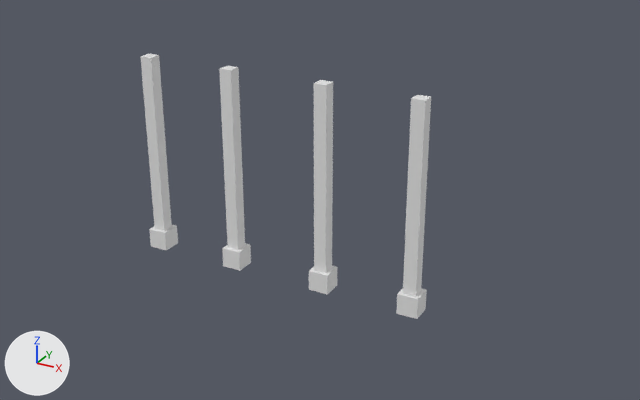
One commit to the FBX model Assets/Art/3D Models/Mansion_Pillars.fbx: the scene before it, then after it.
Before and after are seen from a 50 mm lens placed at (11.15, -14.59, 11.46), pointed at (1.06, 3.74, 2.29). Every picture has the same lights, and +X, +Y and +Z are marked at lower left. Where no turn or scale is listed for an object, it has been applied to the vertices.

Names of what the first picture shows: 'Pillars'.
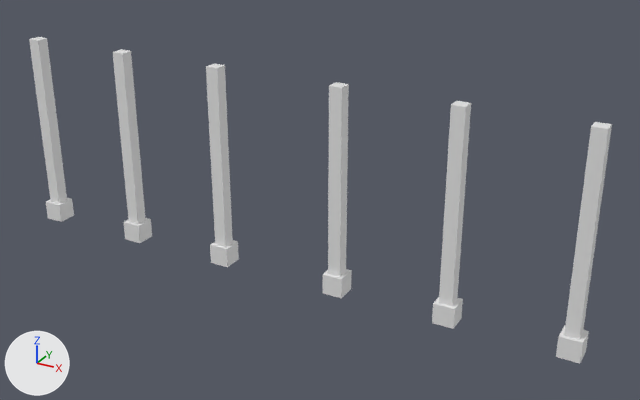
Changed parts and their boxes [x1, y1, x2, y2] in the pictures (640 x 400 px; the box of a moved part takes in the faces that stretch with it):
```json
{"object": "Pillars", "change": "reshaped", "before": [140, 54, 431, 319], "after": [29, 37, 612, 363], "on screen": "100% wider, 23% taller"}
{"part": 1, "of": "me_cube_003", "change": "moved or reshaped", "before": [140, 54, 178, 250], "after": [29, 37, 74, 222]}
{"part": 2, "of": "me_cube_003", "change": "moved or reshaped", "before": [219, 66, 251, 271], "after": [113, 49, 152, 243]}
{"part": 3, "of": "me_cube_003", "change": "moved or reshaped", "before": [309, 80, 338, 294], "after": [206, 64, 239, 267]}
{"part": 4, "of": "me_cube_003", "change": "moved or reshaped", "before": [396, 95, 431, 319], "after": [556, 122, 612, 363]}
{"part": 5, "of": "me_cube_003", "change": "added", "after": [432, 101, 471, 329]}
{"part": 6, "of": "me_cube_003", "change": "added", "after": [323, 82, 352, 298]}
```

The change, as JSON lines over the scene's bpy script:
```json
{"block": "me_cube_003", "where": "me_cube_003.from_pydata(...)  # 64 vertices, 56 faces; spans x -0.28..8.0, y -0.28..0.28, z -0.28..5.28"}
{"block": "me_cube_003", "where": "# used by ob_pillars; location = (-3.86, 3.39, 0.25)"}
{"block": "me_cube_003", "change": "me_cube_003 part 1: the loose piece of 16 vertices spanning x -0.28..0.28, y -0.28..0.28, z -0.28..5.28 is moved by (-4.0, 0.0, 0.0)"}
{"block": "me_cube_003", "change": "me_cube_003 part 2: the loose piece of 16 vertices spanning x 2.23..2.79, y -0.28..0.28, z -0.28..5.28 is moved by (-3.46, 0.0, 0.0)"}
{"block": "me_cube_003", "change": "me_cube_003 part 3: the loose piece of 16 vertices spanning x 4.94..5.49, y -0.28..0.28, z -0.28..5.28 is mirrored in x about its middle, then moved by (-3.12, 0.0, 0.0)"}
{"block": "me_cube_003", "change": "me_cube_003 part 4: the loose piece of 16 vertices spanning x 7.45..8.0, y -0.28..0.28, z -0.28..5.28 is moved by (4.0, 0.0, 0.0)"}
{"block": "me_cube_003", "change": "me_cube_003 part 5: the loose piece of 16 vertices spanning x 7.45..8.0, y -0.28..0.28, z -0.28..5.28 is copied, and the copy is moved by (0.95, 0.0, 0.0); it spans x 8.4..8.95, y -0.28..0.28, z -0.28..5.28"}
{"block": "me_cube_003", "change": "me_cube_003 part 6: the loose piece of 16 vertices spanning x 4.94..5.49, y -0.28..0.28, z -0.28..5.28 is copied, and the copy is moved by (0.41, 0.0, 0.0); it spans x 5.35..5.9, y -0.28..0.28, z -0.28..5.28"}
```
